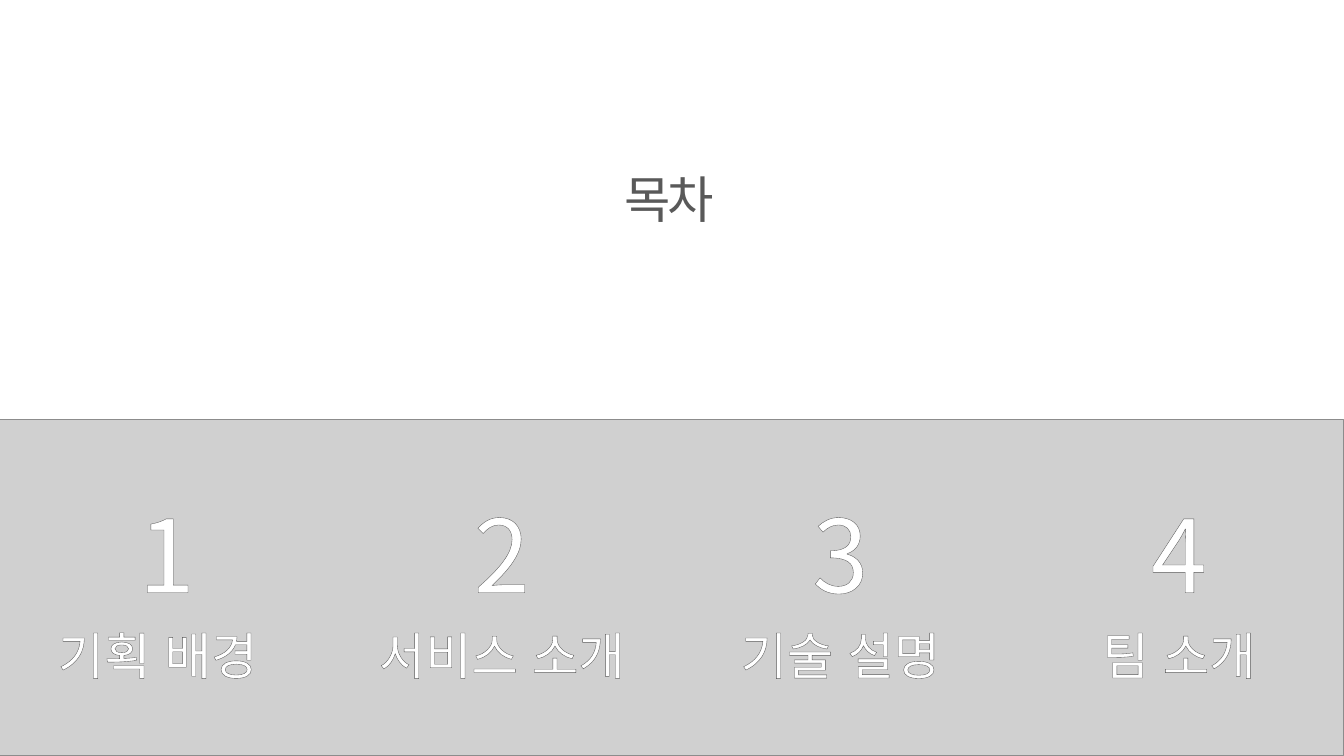
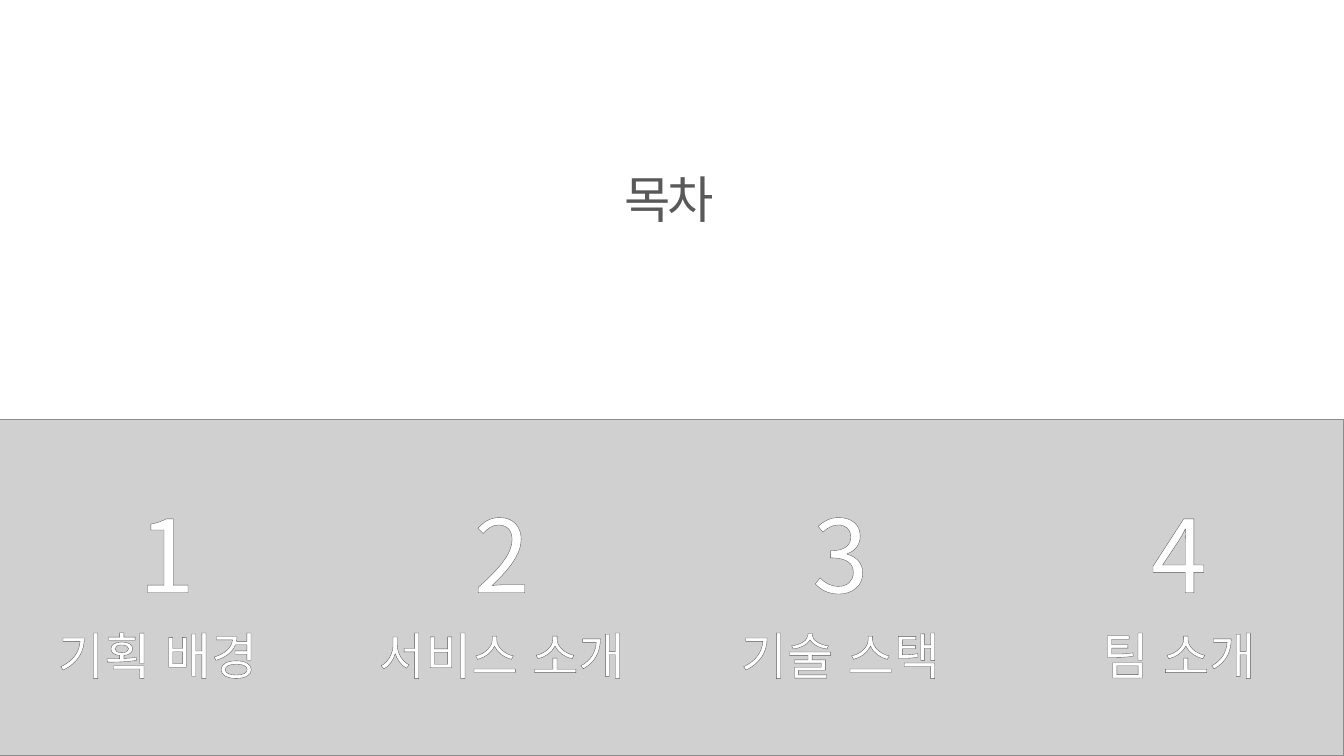
Before and after one commit to eunbicho/mmARt, a slide deck: slide 2 of A405최종발표.pptx. Drawn at 1344x756 pixels with LibreOffice and Linux fonts; fonts in the diff are those of the drawing; grey boxes stand for pictures; background and template pictures are left out. Boxes give left, top, right and bottom in pixels: in the first picture for what was removed or moved away, otherwise in the second. Text is boxed around its words. In the diff, an @@ line names an element or a change of style, - is before the commit and + after.

```diff
--- a/A405최종발표.pptx
+++ b/A405최종발표.pptx
@@ text at <box>741,633,940,679</box>: text changed @@
-기술 설명
+기술 스택
```
Also in this commit, not shown: 5 other slides changed, 5 slides added, 3 slides removed.
